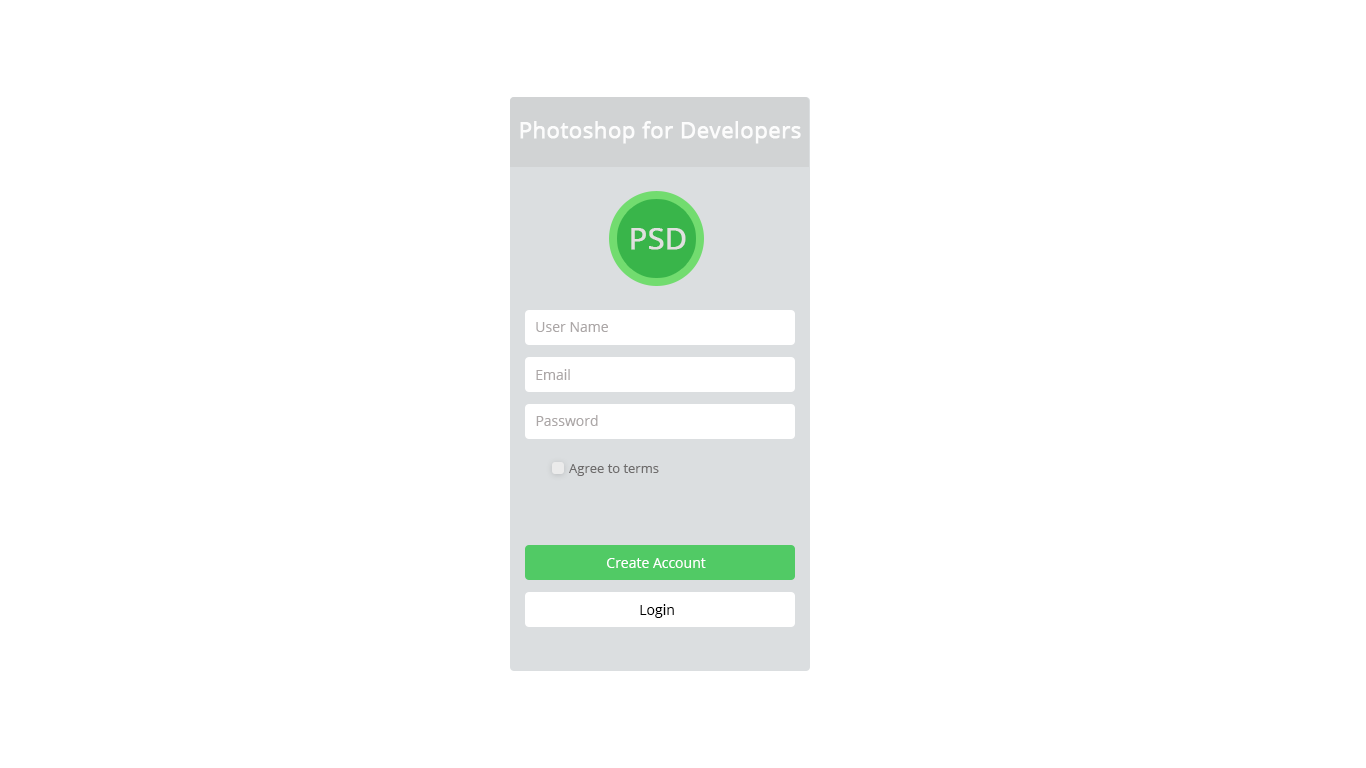
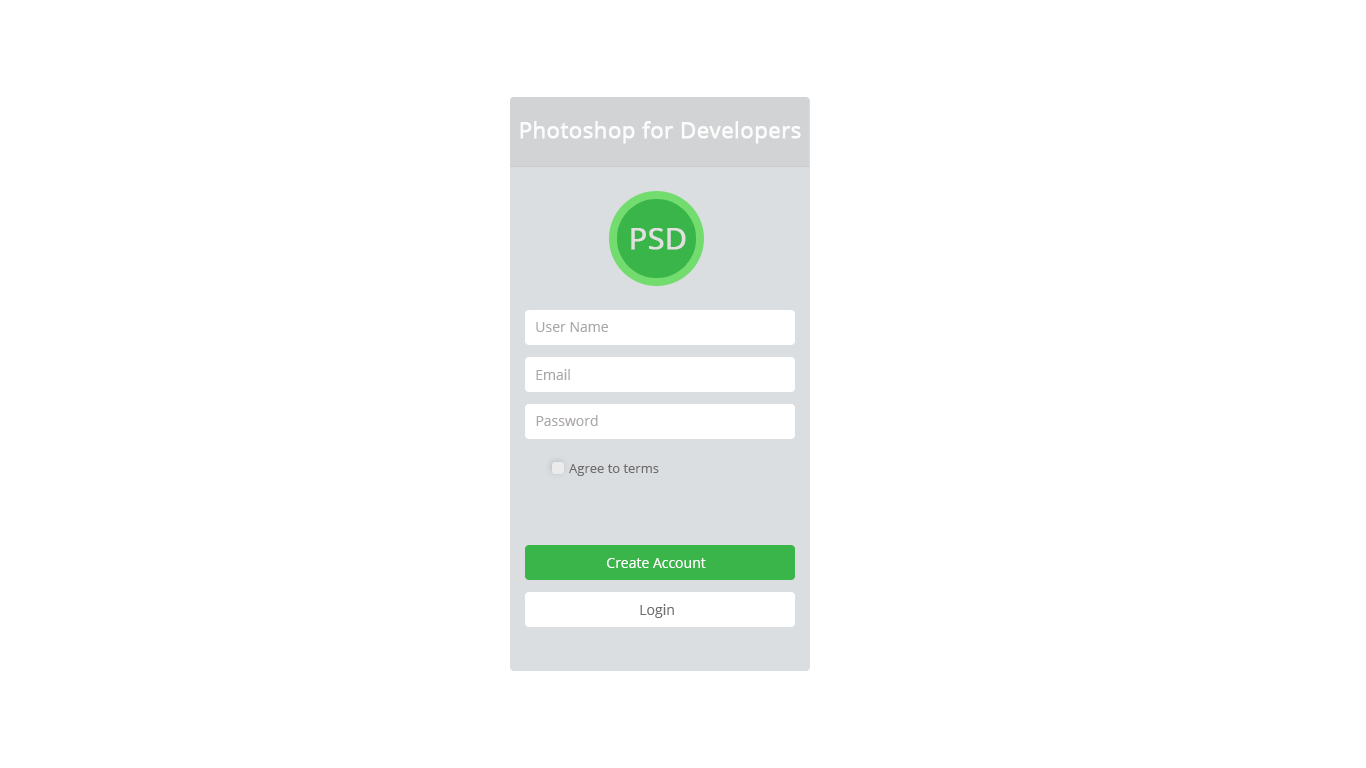
Layer changes from the first 1366 × 768 image to the second:
added layer "header border-bottom" in group "Artboard 1" over [510, 166, 810, 167]
painted on "create account button" over [525, 545, 795, 580]
painted on "Login" over [640, 604, 674, 618]
